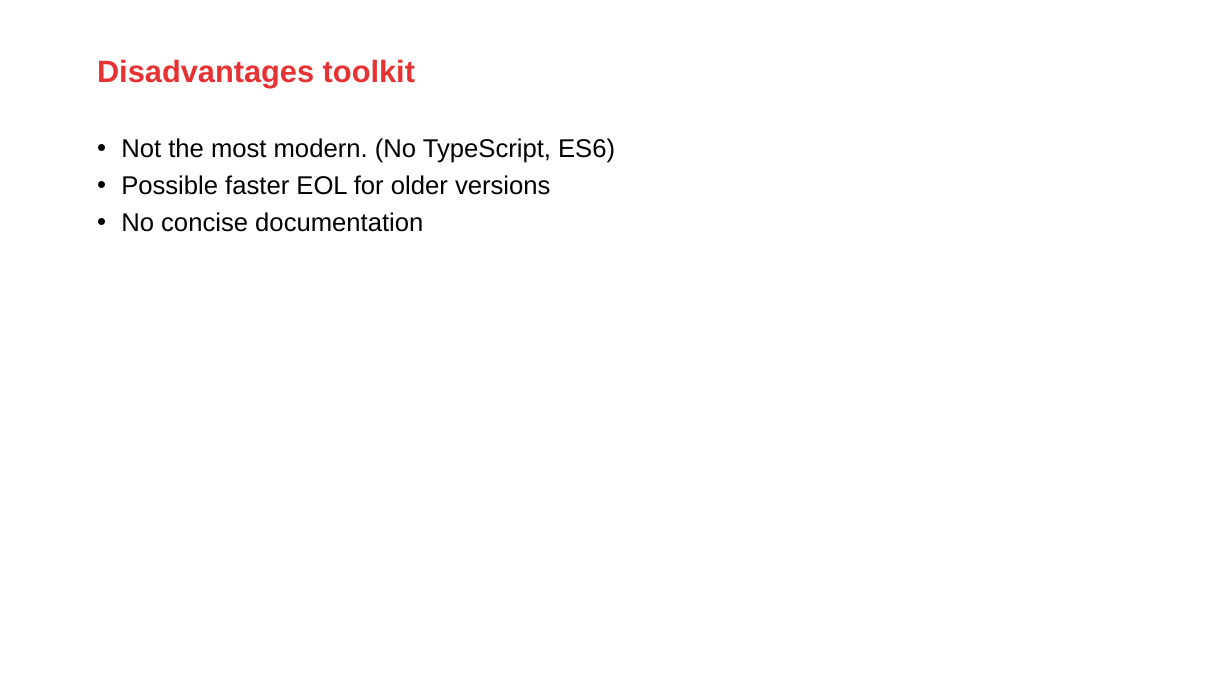
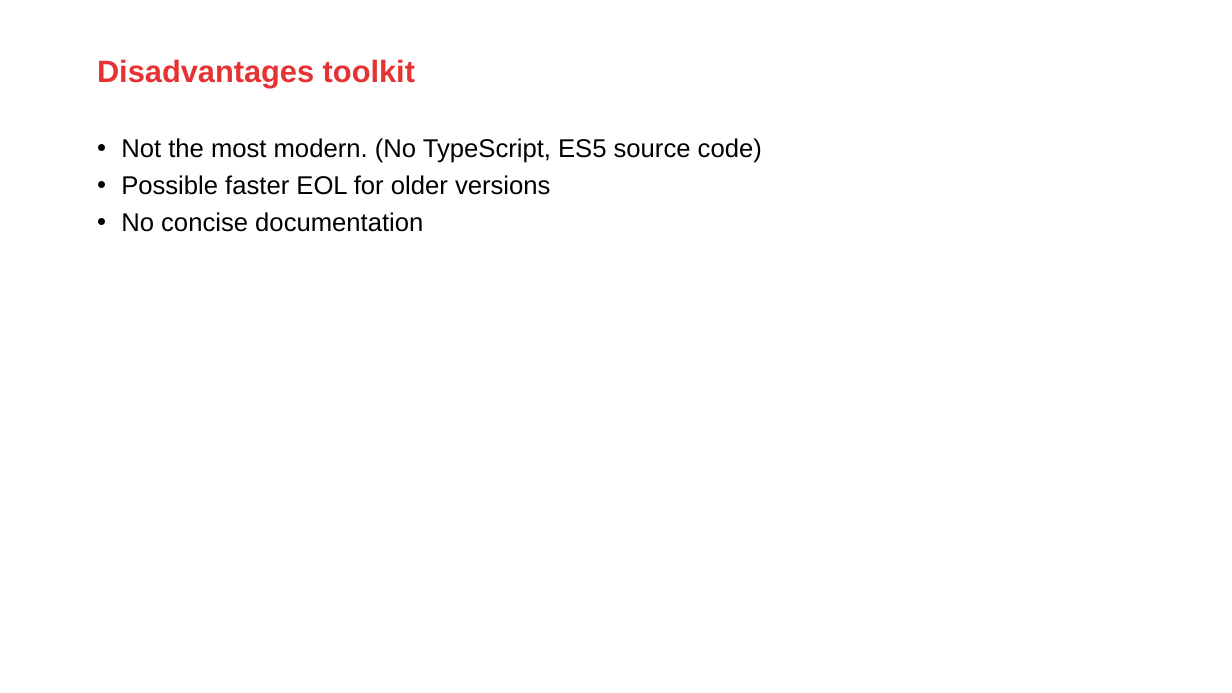
Before and after one commit to jeroenRX/AmisJetTraining, a slide deck: slide 6 of presentation overview.pptx. Drawn at 1232x693 pixels with LibreOffice and Linux fonts; fonts in the diff are those of the drawing; background and template pictures are left out. Boxes give left, top, right and bottom in pixels: in the first picture for what was removed or moved away, otherwise in the second. Text is boxed around its words. In the diff, an @@ line names an element or a change of style, - is before the commit and + after.

```diff
--- a/presentation overview.pptx
+++ b/presentation overview.pptx
@@ text at (121, 138, 762, 163): text changed @@
-• Not the most modern. (No TypeScript, ES6)
+• Not the most modern. (No TypeScript, ES5 source code)
```
Also in this commit, not shown: 75 other slides changed, 28 slides added, 3 slides removed.
